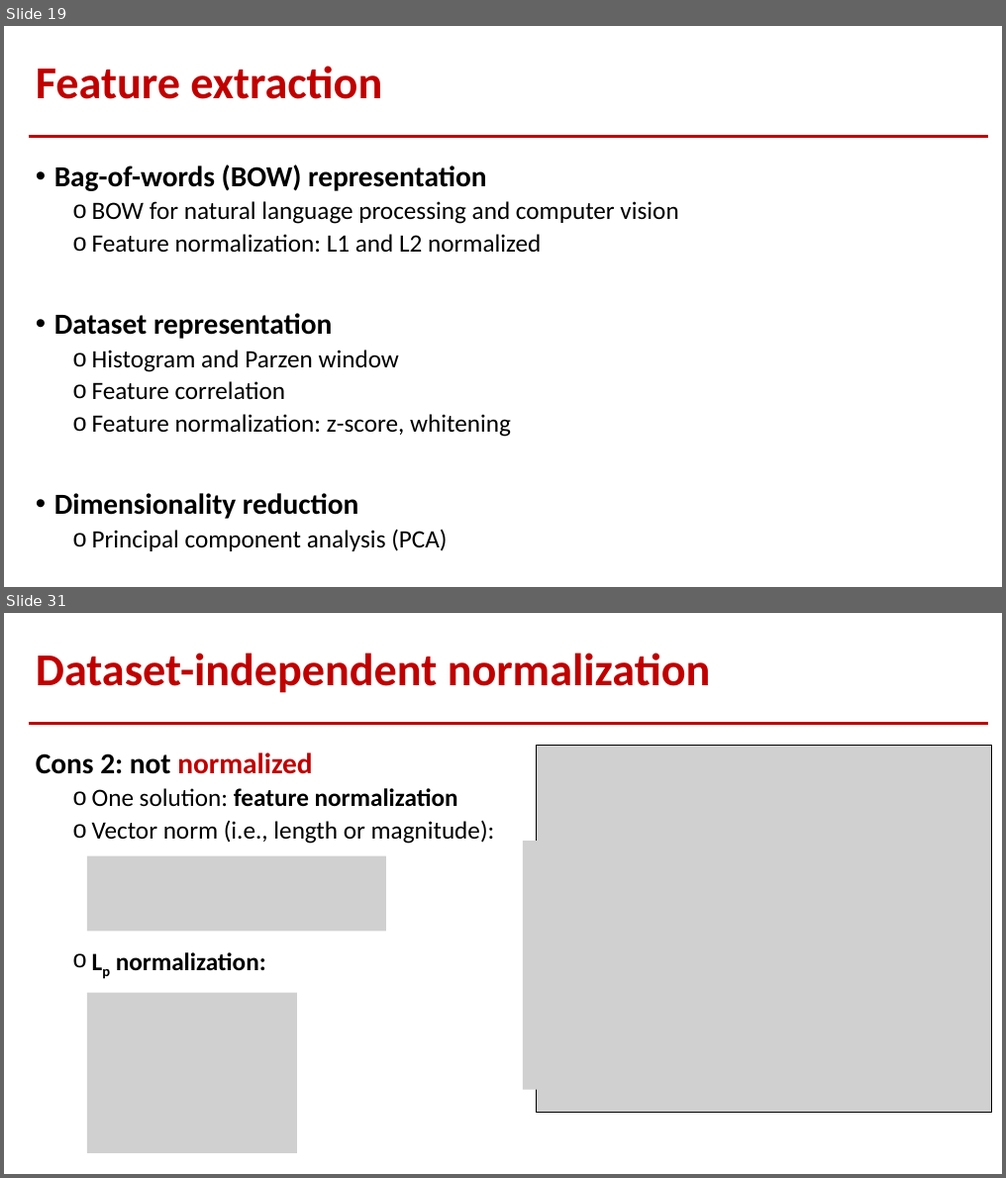
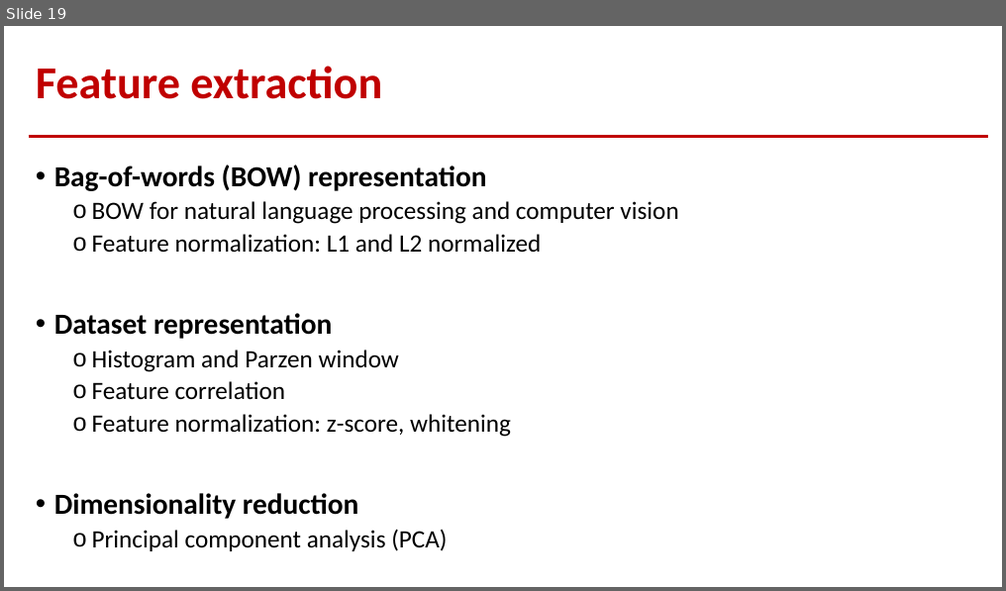
Before and after one commit to jeniyat/CSE-5521-SP21, a slide deck: Lectures/ppts/11.Data_to_Features.pptx. Shown one above the other, each under a label of ours: slides 19 and 31 before the commit, slide 19 after it; the slides between them are not shown. The pictures are 1006x1178 and 1006x591 pixels, drawn with LibreOffice and Linux fonts; fonts in the diff are those of the drawing; grey boxes stand for pictures. Boxes give left, top, right and bottom in pixels: in the first picture for what was removed or moved away, otherwise in the second. Text is boxed around its words. In the diff, an @@ line names an element or a change of style, - is before the commit and + after.

```diff
--- a/Lectures/ppts/11.Data_to_Features.pptx
+++ b/Lectures/ppts/11.Data_to_Features.pptx
@@ slide 31 removed at bbox=[4, 613, 1002, 1174], background #FFFFFF; not listed: 1 template element that a slide beside it also shows @@
@@ title removed at bbox=[36, 653, 711, 693] @@
-Dataset-independent normalization
@@ text removed at bbox=[36, 753, 495, 971] @@
-Cons 2: not normalized
-  o One solution: feature normalization
-  o Vector norm (i.e., length or magnitude):
-  o Lp normalization:
@@ picture removed at bbox=[537, 745, 992, 1112] @@
@@ picture removed at bbox=[523, 841, 988, 1089] @@
@@ picture removed at bbox=[87, 857, 386, 931] @@
@@ picture removed at bbox=[87, 992, 297, 1154] @@
```
Also in this commit, not shown: 14 other slides removed, 6 other files.
